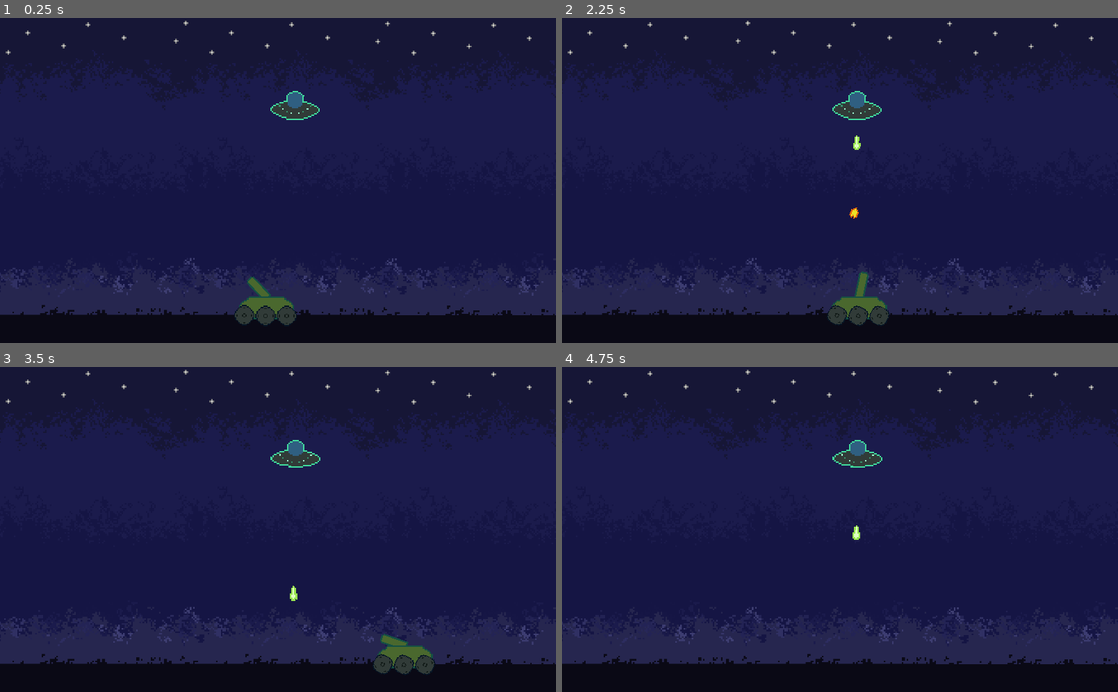
Above: before the commit, frames 1-4 (two rows, left to right).
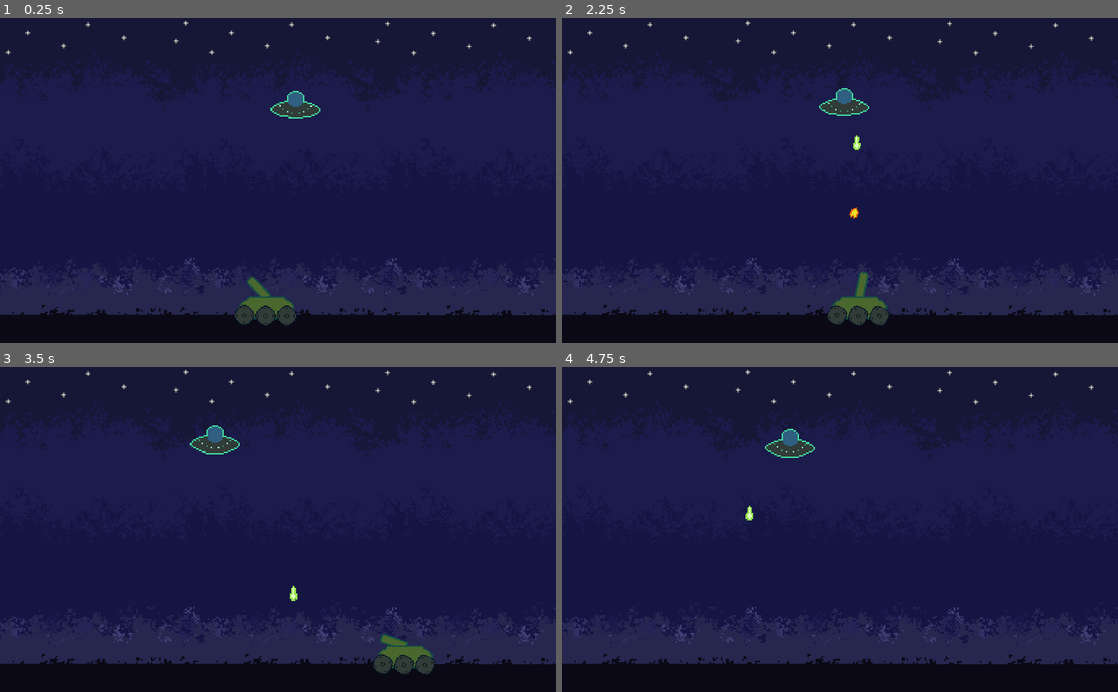
Above: after the commit, the same moments.

Repository: zMenta/Godot-Projects
Game: Godot game, scene res://Scenes/Main.tscn
The game is run twice, just before and just after one commit, with the same random seed, the same clock (stepped at 60 frames per second) and the same inputs.
Inputs (mouse positions are in pixels of both pictures, inside the frame that each line leads up to):
- Up to frame 1 (0.25 s): no input
- Up to frame 2 (2.25 s): move the mouse to (962, 164) at 0.52 s; press the mouse at (962, 164) at 0.53 s; hold Right (ui_right) 0.53-1.28 s; move the mouse to (728, 196) at 1.27 s; release the mouse at (728, 196) at 1.28 s; hold Left (ui_left) 1.28-2.03 s; click (728, 196) at 1.35 s; move the mouse to (895, 109) at 2.02 s; press the mouse at (895, 109) at 2.03 s; hold Right (ui_right) from 2.03 s (still down)
- Up to frame 3 (3.5 s): keep holding Right (ui_right); move the mouse to (250, 594) at 2.77 s; release the mouse at (250, 594) at 2.78 s; click (250, 594) at 2.85 s
- Up to frame 4 (4.75 s): move the mouse to (1006, 578) at 3.52 s; release Right (ui_right) at 3.53 s; press the mouse at (1006, 578) at 3.53 s; hold Left (ui_left) from 3.53 s (still down); move the mouse to (673, 480) at 4.27 s; release the mouse at (673, 480) at 4.28 s; click (673, 480) at 4.35 s

The runs differ from the first frame. In frame 1, 0.1% of the frame differs, in the area x 48-58%, y 22-32%; in frame 2, 0.5%; in frame 3, 0.9%; in frame 4, 1.0%, in the area x 33-58%, y 19-54%.

Commit message:
Alien movement

Diff:
--- a/Invaders from Space/Scenes/Ufo.tscn
+++ b/Invaders from Space/Scenes/Ufo.tscn
@@ -33,6 +33,7 @@
 
 [node name="AnimatedSprite" type="AnimatedSprite" parent="."]
 frames = SubResource( 3 )
+frame = 1
 playing = true
 
 [node name="CollisionShape2D" type="CollisionShape2D" parent="."]
--- a/Invaders from Space/Scripts/Ufo.gd
+++ b/Invaders from Space/Scripts/Ufo.gd
@@ -13,13 +13,16 @@
 	position.y = clamp(position.y, 0, screen.y)
 	if new_position != position:
 		var direction = position.direction_to(new_position)
-		var lenght = (position - new_position).length()
+		var lenght = position.distance_to(new_position)
 		if lenght > 1:
 			velocity = direction * speed * delta
 		else:
 			velocity = Vector2.ZERO
 		position += velocity
 
+
+func create_new_position():
+	new_position = Vector2(rand_range(0,screen.x - 60), rand_range(0,screen.y - 150))
 
 
 func death():
@@ -31,6 +34,7 @@
 	owner.add_child(bullet)
 	bullet.connect("player_hit", owner, "on_Player_hit")
 	bullet.transform = $Muzzle.global_transform
+	create_new_position()
 
 
 func _on_ShootTimer_timeout() -> void:
